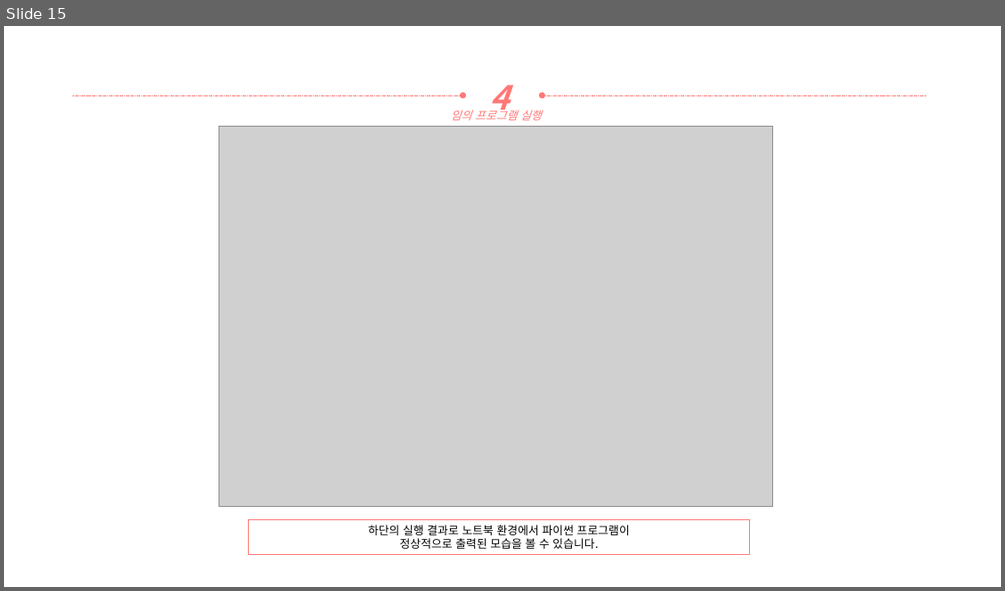
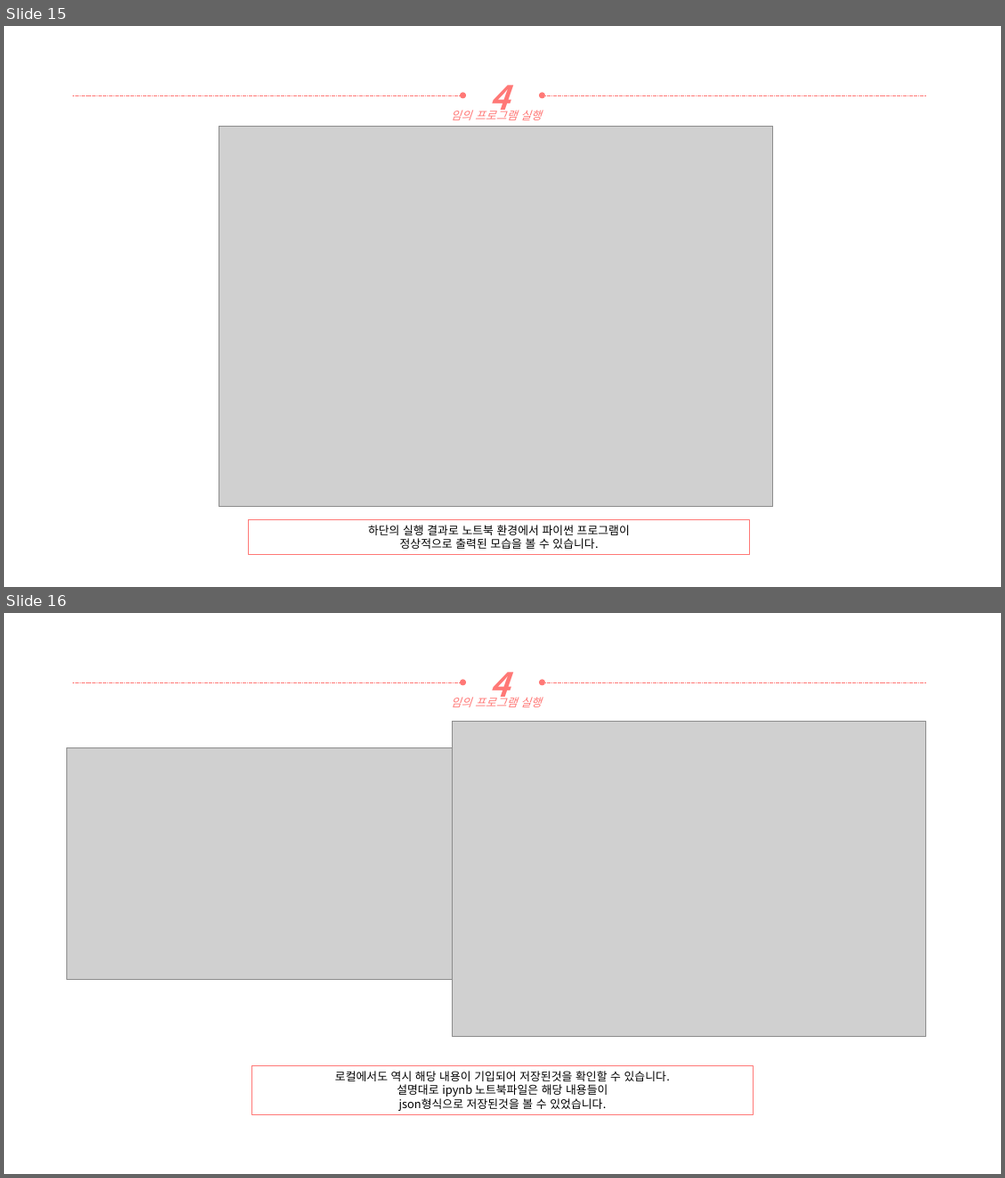
Before and after one commit to yooatom2200/Programing_Base_2, a slide deck: 2장/20164091-송희령-2주차 과제.pptx. Shown one above the other, each under a label of ours: slide 15 before the commit, slides 15 and 16 after it. The pictures are 1005x591 and 1005x1178 pixels, drawn with LibreOffice and Linux fonts; fonts in the diff are those of the drawing; grey boxes stand for pictures. Boxes give left, top, right and bottom in pixels: in the first picture for what was removed or moved away, otherwise in the second. Text is boxed around its words. In the diff, an @@ line names an element or a change of style, - is before the commit and + after.

```diff
--- a/2장/20164091-송희령-2주차 과제.pptx
+++ b/2장/20164091-송희령-2주차 과제.pptx
@@ slide 16 added at (4, 613, 1001, 1174), background #FFFFFF @@
@@ arrow added from (73, 682) to (463, 682), #FF7876 0.5 pt dashed @@
@@ text added at (489, 672, 509, 706), 32 pt, text #FF7876, bold, italic @@
+4
@@ arrow added from (926, 682) to (542, 682), #FF7876 0.5 pt dashed @@
@@ text added at (451, 695, 542, 707), 11 pt, text #FF7876, italic @@
+임의 프로그램 실행
@@ picture added at (453, 722, 926, 1037) @@
@@ picture added at (67, 747, 461, 979) @@
@@ rectangle added at (252, 1065, 753, 1115), outline #FF7876 1 pt, 11 pt, text #000000 @@
+로컬에서도 역시 해당 내용이 기입되어 저장된것을 확인할 수 있습니다.
+설명대로 ipynb 노트북파일은 해당 내용들이
+json형식으로 저장된것을 볼 수 있었습니다.
```
Also in this commit, not shown: 1 other file.
